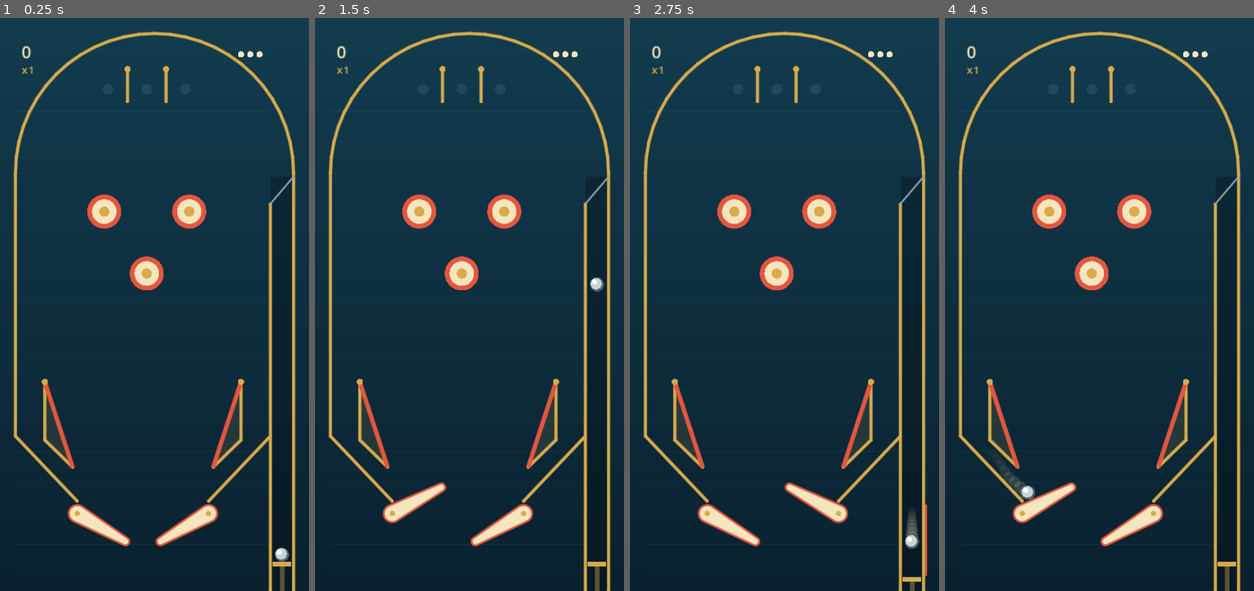
Above: before the commit, frames 1-4 (left to right).
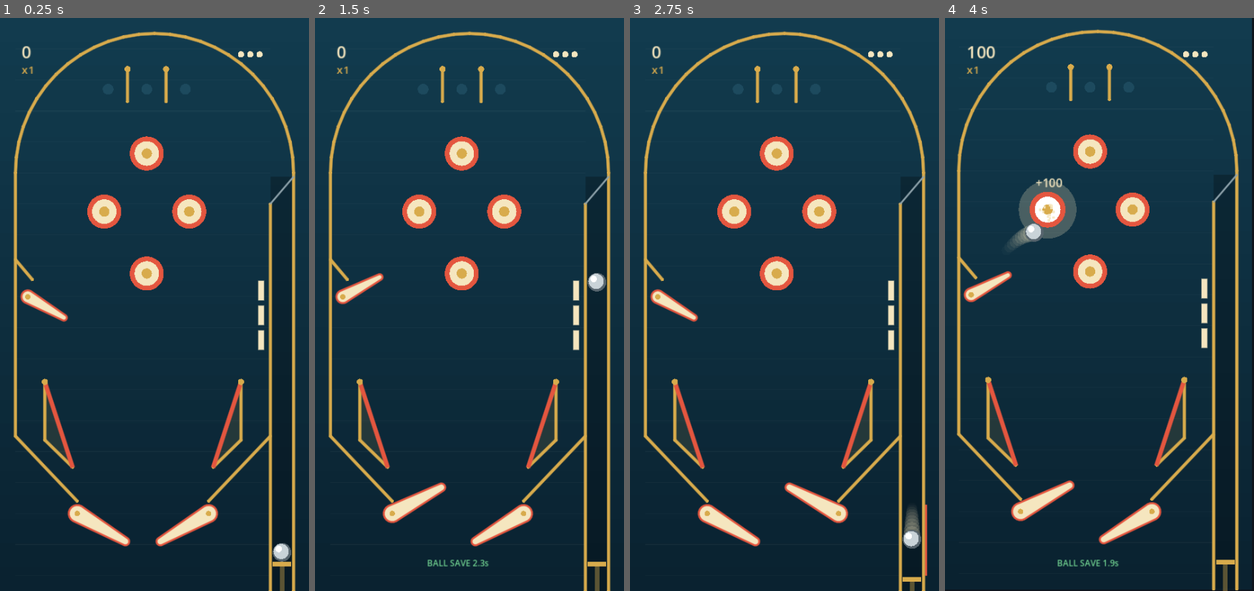
Above: after the commit, the same moments.

Repository: fishon100/pinball-sling
Game: Godot game, scene res://scenes/main.tscn
Two runs of this game, one before a commit and one after it. Both use one fixed random seed, a clock stepped at 60 frames per second and the inputs below.
Inputs (mouse positions are in pixels of both pictures, inside the frame that each line leads up to):
- Up to frame 1 (0.25 s): no input
- Up to frame 2 (1.5 s): tap Enter at 0.5 s; move the mouse to (537, 275) at 0.52 s; hold Right 0.53-1.28 s; tap 1 at 0.6 s; click (537, 275) at 0.67 s; tap Space at 0.77, 1.07 s; tap 2 at 0.8, 1.35 s; move the mouse to (407, 333) at 1.27 s; hold Left from 1.28 s (still down)
- Up to frame 3 (2.75 s): tap Space at 1.52, 1.55, 1.82 s; move the mouse to (815, 178) at 2.02 s; release Left at 2.03 s; hold Right from 2.03 s (still down); hold Space from 2.03 s (still down); tap 1 at 2.3 s
- Up to frame 4 (4 s): move the mouse to (1084, 419) at 2.77 s; release Right at 2.78 s; release Space at 2.78 s; hold Up 2.78-3.53 s; tap 1 at 2.85 s; click (1084, 419) at 2.92 s; tap Space at 3.02, 3.32 s; tap 2 at 3.05, 3.6 s; move the mouse to (1192, 390) at 3.52 s; hold Left from 3.53 s (still down); hold Space from 3.53 s (still down)

The runs differ from the first frame. In frame 1, 1.3% of the frame differs, in the area x 5-95%, y 20-95%; in frame 2, 1.4%; in frame 3, 1.4%; in frame 4, 11%, in the area x 3-100%, y 0-100%.

Commit message:
v2: upper flipper, 4th bumper, drop targets, fever, ball save, time attack, bigger ball, stats panel
Co-Authored-By: Claude Opus 5.5 <noreply@anthropic.com>

Diff:
--- a/data/tuning.json
+++ b/data/tuning.json
@@ -1,11 +1,16 @@
 {
-  "ball": { "radius": 9, "gravity": 1400, "max_speed": 2600, "restitution_wall": 0.45, "friction": 0.04, "damping": 0.05 },
+  "version": 2,
+  "ball": { "radius": 12, "gravity": 1400, "max_speed": 2600, "restitution_wall": 0.45, "friction": 0.04, "damping": 0.05 },
   "flipper": { "length": 72, "radius_base": 11, "radius_tip": 5, "rest_deg": 30, "stroke_deg": 58,
                "up_speed_deg_s": 1700, "down_speed_deg_s": 800, "restitution": 0.3, "power": 0.8 },
+  "upper_flipper": { "scale": 0.75 },
   "plunger": { "min_speed": 900, "max_speed": 2300, "charge_time": 0.9 },
   "bumper": { "radius": 22, "kick_speed": 950, "score": 100 },
   "sling": { "kick_speed": 800, "score": 10 },
+  "target": { "score": 250, "min_hit_speed": 80 },
   "lane": { "score": 50, "max_mult": 5 },
+  "fever": { "duration_s": 10, "mult": 3 },
+  "rules": { "ball_save_s": 3, "time_attack_s": 60 },
   "juice": { "hitstop_ms": 35, "shake_px": 6, "flash_ms": 90, "vibrate_ms": 15, "trail": 10 },
   "physics": { "substeps": 8 }
 }
--- a/scripts/main.gd
+++ b/scripts/main.gd
@@ -1,5 +1,6 @@
 extends Node2D
-## 遊戲主程式：輸入、得分、打擊感、繪圖。物理全部交給 pinball_physics.gd。
+## 遊戲主程式：輸入、規則（模式／狂熱／球保險）、得分、打擊感、繪圖。物理全部交給 pinball_physics.gd。
+## 規則與網頁原型 tools/tuning-prototype/index.html 一致。
 ## 美術目前是程式畫的占位圖形，之後由美術資產（assets/）替換。
 
 const Physics = preload("res://scripts/pinball_physics.gd")
@@ -13,14 +14,22 @@
 const COL_INK := Color("ece6d6")
 const COL_MUTED := Color("8ea2ab")
 const COL_DIM := Color("1d4a5e")
+const COL_OK := Color("6fcf8f")
+const TICK := 1.0 / 60.0
 
 var tuning: Dictionary
 var sim: Physics
+var mode := "classic"        # "classic" 經典 3 球／"timed" 限時
 var score := 0
 var mult := 1
 var balls_left := 3
-var best := 0
+var best := {"classic": 0, "timed": 0}
 var over := false
+var launches := 0
+var time_left := 0.0
+var fever := 0.0             # 狂熱剩餘秒數
+var ball_save := 0.0         # 球保險剩餘秒數
+var target_reset := 0.0      # 落下靶重新立起倒數
 var plunger_hold := false
 var charge := 0.0
 var hitstop := 0.0
@@ -30,7 +39,6 @@
 var trail: Array = []
 var last_hit := {}
 var touches := {}            # 觸控 index → {"side": "L"/"R", "plunge": bool}
-var key_state := {"L": false, "R": false, "plunge": false}
 var demo := false            # --demo：自動發射＋自動擋板，用於錄影驗收
 var font: Font
 
@@ -40,16 +48,21 @@
 	sim = Physics.new(tuning)
 	font = ThemeDB.fallback_font
 	demo = "--demo" in OS.get_cmdline_user_args()
-	reset_game()
-
-
-func reset_game() -> void:
+	reset_game("classic")
+
+
+func reset_game(new_mode: String) -> void:
+	mode = new_mode
 	sim.build_table()
 	sim.ball = sim.new_ball()
 	score = 0
 	mult = 1
 	balls_left = 3
 	over = false
+	time_left = sim.p("rules", "time_attack_s")
+	fever = 0.0
+	ball_save = 0.0
+	target_reset = 0.0
 	particles.clear()
 	popups.clear()
 	trail.clear()
@@ -59,18 +72,24 @@
 
 func _input(event: InputEvent) -> void:
 	if event is InputEventScreenTouch:
+		var side := "L" if event.position.x < Physics.W / 2.0 else "R"
 		if event.pressed:
 			if over:
-				reset_game()
+				reset_game("classic" if side == "L" else "timed")   # 左半＝經典、右半＝限時
 				return
-			var side := "L" if event.position.x < Physics.W / 2.0 else "R"
 			var plunge := side == "R" and sim.ball_in_lane()
 			touches[event.index] = {"side": side, "plunge": plunge}
 		else:
 			touches.erase(event.index)
 	elif event is InputEventKey and event.pressed and not event.echo:
-		if event.physical_keycode == KEY_SPACE and over:
-			reset_game()
+		if over:
+			match event.physical_keycode:
+				KEY_1:
+					reset_game("classic")
+				KEY_2:
+					reset_game("timed")
+				KEY_SPACE:
+					reset_game(mode)
 		elif event.physical_keycode == KEY_UP and sim.ball != null:
 			sim.ball.vel += Vector2(randf_range(-60, 60), -120)   # 推台
 			shake = 4.0
@@ -100,22 +119,28 @@
 	if sim.ball_in_lane():
 		want.plunge = charge < 0.95
 		return want
-	# 球靠近擋板且往下掉時擊球
-	if b.vel.y > 0 and b.pos.y > 590 and b.pos.y < 660:
+	# 球往下掉、靠近擋板時才擊球（避免一直按著把球卡在接球位置）
+	var falling := b.vel.y > 60.0
+	if falling and b.pos.y > 590 and b.pos.y < 655:
 		if b.pos.x < 185:
 			want.L = true
 		else:
 			want.R = true
+	if falling and b.pos.y > 315 and b.pos.y < 375 and b.pos.x < 105:
+		want.L = true
 	return want
 
 
 func apply_controls(want: Dictionary) -> void:
-	for i in 2:
-		var side := "L" if i == 0 else "R"
-		var f: Physics.Flipper = sim.flippers[i]
-		if want[side] and not f.pressed:
-			rotate_lanes(side)
-		f.pressed = want[side]
+	for side in ["L", "R"]:
+		var first := true
+		for f in sim.flippers:
+			if f.side != side:
+				continue
+			if first and want[side] and not f.pressed:
+				rotate_lanes(side)
+			first = false
+			f.pressed = want[side]          # 左鍵同時控制左擋板與左上擋板
 	if want.plunge and not plunger_hold and sim.ball_in_lane():
 		plunger_hold = true
 	elif not want.plunge and plunger_hold:
@@ -124,6 +149,9 @@
 			var lo := sim.p("plunger", "min_speed")
 			var hi := sim.p("plunger", "max_speed")
 			sim.ball.vel.y = -(lo + (hi - lo) * charge)
+			launches += 1
+			if mode == "classic":
+				ball_save = sim.p("rules", "ball_save_s")
 			Input.vibrate_handheld(20)
 		charge = 0.0
 
@@ -143,6 +171,8 @@
 func _physics_process(delta: float) -> void:
 	tick_fx(delta)
 	if over:
+		if demo:
+			reset_game("timed" if mode == "classic" else "classic")
 		queue_redraw()
 		return
 	apply_controls(read_controls())
@@ -155,11 +185,28 @@
 	var ev := []
 	sim.step_frame(ev)
 	handle_events(ev)
+	game_tick()
 	if sim.ball != null:
 		trail.append(sim.ball.pos)
 		while trail.size() > int(sim.p("juice", "trail")):
 			trail.pop_front()
 	queue_redraw()
+
+
+## 每個物理幀推進規則計時
+func game_tick() -> void:
+	fever = maxf(0.0, fever - TICK)
+	ball_save = maxf(0.0, ball_save - TICK)
+	if target_reset > 0.0:
+		target_reset -= TICK
+		if target_reset <= 0.0:
+			for s in sim.segments:
+				if s.kind == "target":
+					s.down = false
+	if mode == "timed":
+		time_left = maxf(0.0, time_left - TICK)
+		if time_left <= 0.0:
+			end_game()
 
 
 func tick_fx(delta: float) -> void:
@@ -192,14 +239,22 @@
 		match e.type:
 			"bumper":
 				e.circ.flash = sim.p("juice", "flash_ms") / 1000.0
-				add_score(int(sim.p("bumper", "score")), e.pos + Vector2(0, -30))
-				burst(e.pos, COL_LAMP, 12)
+				var pts := sim.p("bumper", "score") * (sim.p("fever", "mult") if fever > 0.0 else 1.0)
+				add_score(int(pts), e.pos + Vector2(0, -30))
+				burst(e.pos, COL_RUBBER if fever > 0.0 else COL_LAMP, 12)
 				hit_feedback(1.0)
 			"sling":
 				e.seg.flash = sim.p("juice", "flash_ms") / 1000.0
 				add_score(int(sim.p("sling", "score")), (e.seg.a + e.seg.b) / 2.0 + Vector2(0, -20))
 				burst(e.pos, COL_RUBBER, 8)
 				hit_feedback(0.7)
+			"target":
+				e.seg.flash = sim.p("juice", "flash_ms") / 1000.0
+				add_score(int(sim.p("target", "score")), e.pos + Vector2(-30, 0))
+				burst(e.pos, COL_BRASS, 8)
+				hit_feedback(0.6)
+				if sim.all_targets_down() and target_reset <= 0.0:
+					start_fever()
 			"flipper":
 				last_hit = {"speed": e.speed, "t": e.t, "life": 1.6}
 				if e.speed > 1700.0:
@@ -213,15 +268,27 @@
 					for l in sim.lanes:
 						l.lit = false
 					mult = mini(mult + 1, int(sim.p("lane", "max_mult")))
-					popups.append({"pos": Vector2(190, 150), "text": "x%d" % mult, "life": 1.2, "big": true})
+					popup(Vector2(190, 150), "x%d" % mult, true, 1.2)
 			"drain":
 				lose_ball()
+
+
+func start_fever() -> void:
+	fever = sim.p("fever", "duration_s")
+	target_reset = 1.0
+	popup(Vector2(185, 300), "FEVER x%d" % int(sim.p("fever", "mult")), true, 1.4)
+	burst(Vector2(185, 400), COL_RUBBER, 30)
+	hit_feedback(1.4)
+
+
+func popup(at: Vector2, text: String, big := false, life := 0.7) -> void:
+	popups.append({"pos": at, "text": text, "life": life, "big": big})
 
 
 func add_score(pts: int, at: Vector2) -> void:
 	var v := pts * mult
 	score += v
-	popups.append({"pos": at, "text": "+%d" % v, "life": 0.7, "big": false})
+	popup(at, "+%d" % v)
 
 
 func hit_feedback(power: float) -> void:
@@ -238,18 +305,32 @@
 
 
 func lose_ball() -> void:
+	trail.clear()
+	if mode == "timed":
+		sim.ball = sim.new_ball()           # 限時模式：無限球
+		mult = 1
+		popup(Vector2(185, 600), "NEXT BALL", true)
+		return
+	if ball_save > 0.0:
+		sim.ball = sim.new_ball()           # 球保險：不扣球
+		ball_save = 0.0
+		popup(Vector2(185, 600), "BALL SAVED", true, 1.2)
+		Input.vibrate_handheld(30)
+		return
 	balls_left -= 1
-	trail.clear()
 	Input.vibrate_handheld(60)
 	if balls_left <= 0:
-		over = true
-		sim.ball = null
-		best = maxi(best, score)
-		if demo:
-			reset_game()
+		end_game()
 	else:
 		sim.ball = sim.new_ball()
 		mult = 1
+
+
+func end_game() -> void:
+	over = true
+	sim.ball = null
+	fever = 0.0
+	best[mode] = maxi(best[mode], score)
 
 
 # ---------------- 繪圖 ----------------
@@ -277,11 +358,17 @@
 	for i in bands:
 		var c := COL_FIELD_TOP.lerp(COL_FIELD_BOTTOM, float(i) / (bands - 1))
 		draw_rect(Rect2(0, Physics.H * i / bands, Physics.W, Physics.H / bands + 1), c)
+	if fever > 0.0:
+		var pulse := 0.12 + 0.06 * sin(Time.get_ticks_msec() / 120.0)
+		draw_rect(Rect2(0, 0, Physics.W, Physics.H), Color(COL_RUBBER, pulse))
 	for y in range(40, int(Physics.H), 40):
 		draw_line(Vector2(20, y), Vector2(350, y), Color(1, 1, 1, 0.035), 1.0)
 	draw_rect(Rect2(350, 205, 30, 535), Color(0, 0, 0, 0.25))
 	for tri in Physics.SLING_TRIANGLES:
 		draw_colored_polygon(PackedVector2Array(tri), Color(COL_BRASS, 0.12))
+	if fever > 0.0:
+		draw_string(font, Vector2(0, 440), "FEVER x%d" % int(sim.p("fever", "mult")), HORIZONTAL_ALIGNMENT_CENTER, 370, 30, COL_LAMP)
+		draw_string(font, Vector2(0, 466), "%ds" % ceili(fever), HORIZONTAL_ALIGNMENT_CENTER, 370, 18, COL_BRASS)
 
 
 func draw_segments() -> void:
@@ -289,6 +376,11 @@
 		match s.kind:
 			"sling":
 				draw_line(s.a, s.b, COL_LAMP if s.flash > 0.0 else COL_RUBBER, 7.0 if s.flash > 0.0 else 5.0, true)
+			"target":
+				if s.down:
+					draw_line(s.a, s.b, COL_DIM, 3.0, true)
+				else:
+					draw_line(s.a, s.b, Color.WHITE if s.flash > 0.0 else COL_LAMP, 7.0, true)
 			"gate":
 				draw_line(s.a, s.b, COL_MUTED, 2.0, true)
 			"plunger":
@@ -323,9 +415,10 @@
 
 
 func draw_flipper(f: Physics.Flipper) -> void:
-	var length := sim.p("flipper", "length")
-	var rb := sim.p("flipper", "radius_base")
-	var rt := sim.p("flipper", "radius_tip")
+	var dims := sim.flipper_dims(f)
+	var length: float = dims[0]
+	var rb: float = dims[1]
+	var rt: float = dims[2]
 	var tip := f.pivot + Vector2(cos(f.angle), sin(f.angle)) * length
 	var pts := PackedVector2Array()
 	var seg := 10
@@ -367,21 +460,37 @@
 		draw_rect(Rect2(pt.pos - Vector2(1.5, 1.5), Vector2(3, 3)), Color(pt.color, clampf(pt.life / pt.max, 0.0, 1.0)))
 	for pp in popups:
 		var size := 26 if pp.big else 15
-		var y: float = pp.pos.y - (0.7 - pp.life) * 30.0
-		draw_string(font, Vector2(pp.pos.x - 60, y), pp.text, HORIZONTAL_ALIGNMENT_CENTER, 120, size, Color(COL_LAMP, minf(1.0, pp.life * 2.0)))
+		var y: float = pp.pos.y - (0.7 - minf(pp.life, 0.7)) * 30.0
+		draw_string(font, Vector2(pp.pos.x - 100, y), pp.text, HORIZONTAL_ALIGNMENT_CENTER, 200, size, Color(COL_LAMP, minf(1.0, pp.life * 2.0)))
+	if ball_save > 0.0 and sim.ball != null and not sim.ball_in_lane():
+		draw_string(font, Vector2(35, 708), "BALL SAVE %.1fs" % ball_save, HORIZONTAL_ALIGNMENT_CENTER, 300, 11, COL_OK)
 	if not last_hit.is_empty() and last_hit.life > 0.0:
 		var txt := "HIT %d px/s  @ %d%%" % [roundi(last_hit.speed), roundi(last_hit.t * 100.0)]
 		draw_string(font, Vector2(35, 726), txt, HORIZONTAL_ALIGNMENT_CENTER, 300, 11, Color(COL_INK, minf(1.0, last_hit.life)))
 	if over:
-		draw_rect(Rect2(0, 0, Physics.W, Physics.H), Color(0.04, 0.08, 0.11, 0.78))
-		draw_string(font, Vector2(0, 320), "GAME OVER", HORIZONTAL_ALIGNMENT_CENTER, Physics.W, 34, COL_LAMP)
-		draw_string(font, Vector2(0, 360), str(score), HORIZONTAL_ALIGNMENT_CENTER, Physics.W, 20, COL_BRASS)
-		draw_string(font, Vector2(0, 392), "BEST %d" % best, HORIZONTAL_ALIGNMENT_CENTER, Physics.W, 13, COL_INK)
-		draw_string(font, Vector2(0, 430), "TAP / SPACE TO RESTART", HORIZONTAL_ALIGNMENT_CENTER, Physics.W, 13, COL_INK)
+		draw_rect(Rect2(0, 0, Physics.W, Physics.H), Color(0.04, 0.08, 0.11, 0.82))
+		draw_string(font, Vector2(0, 250), "GAME OVER" if launches > 0 else "PINBALL", HORIZONTAL_ALIGNMENT_CENTER, Physics.W, 34, COL_LAMP)
+		if launches > 0:
+			draw_string(font, Vector2(0, 280), "CLASSIC" if mode == "classic" else "TIME ATTACK", HORIZONTAL_ALIGNMENT_CENTER, Physics.W, 13, COL_MUTED)
+			draw_string(font, Vector2(0, 312), str(score), HORIZONTAL_ALIGNMENT_CENTER, Physics.W, 22, COL_BRASS)
+		draw_mode_box(28.0, "CLASSIC", "3 balls + ball save", best.classic)
+		draw_mode_box(212.0, "TIME ATTACK", "%ds, unlimited balls" % int(sim.p("rules", "time_attack_s")), best.timed)
+		draw_string(font, Vector2(0, 550), "TAP LEFT / RIGHT (or 1 / 2) TO PLAY", HORIZONTAL_ALIGNMENT_CENTER, Physics.W, 13, COL_INK)
+
+
+func draw_mode_box(x: float, title: String, sub: String, best_score: int) -> void:
+	var rect := Rect2(x, 380, 160, 130)
+	draw_rect(rect, COL_BRASS, false, 2.0)
+	draw_string(font, Vector2(x, 420), title, HORIZONTAL_ALIGNMENT_CENTER, 160, 17, COL_LAMP)
+	draw_string(font, Vector2(x, 446), sub, HORIZONTAL_ALIGNMENT_CENTER, 160, 11, COL_MUTED)
+	draw_string(font, Vector2(x, 482), "BEST %d" % best_score, HORIZONTAL_ALIGNMENT_CENTER, 160, 12, COL_BRASS)
 
 
 func draw_hud() -> void:
 	draw_string(font, Vector2(28, 52), str(score), HORIZONTAL_ALIGNMENT_LEFT, -1, 22, COL_LAMP)
 	draw_string(font, Vector2(28, 72), "x%d" % mult, HORIZONTAL_ALIGNMENT_LEFT, -1, 14, COL_BRASS)
-	for i in 3:
-		draw_circle(Vector2(312 + i * 12, 47), 4.0, COL_LAMP if i < balls_left else COL_DIM)
+	if mode == "timed":
+		draw_string(font, Vector2(290, 52), "%ds" % ceili(time_left), HORIZONTAL_ALIGNMENT_RIGHT, 60, 18, COL_LAMP)
+	else:
+		for i in 3:
+			draw_circle(Vector2(312 + i * 12, 47), 4.0, COL_LAMP if i < balls_left else COL_DIM)
--- a/scripts/pinball_physics.gd
+++ b/scripts/pinball_physics.gd
@@ -17,6 +17,7 @@
 	var one_side := false
 	var n := Vector2.ZERO
 	var flash := 0.0
+	var down := false          # 落下靶：倒下後不再碰撞
 	func _init(p_a: Vector2, p_b: Vector2, p_kind: String = "wall") -> void:
 		a = p_a
 		b = p_b
@@ -35,12 +36,14 @@
 class Flipper:
 	var side: String
 	var pivot: Vector2
+	var upper := false          # 左上擋板：尺寸 × upper_flipper.scale
 	var angle := 0.0
 	var omega := 0.0
 	var pressed := false
-	func _init(p_side: String, p_pivot: Vector2) -> void:
+	func _init(p_side: String, p_pivot: Vector2, p_upper := false) -> void:
 		side = p_side
 		pivot = p_pivot
+		upper = p_upper
 
 class Ball:
 	var pos: Vector2
@@ -59,6 +62,12 @@
 const SLING_TRIANGLES := [
 	[Vector2(58, 470), Vector2(58, 545), Vector2(94, 580)],
 	[Vector2(312, 470), Vector2(312, 545), Vector2(276, 580)],
+]
+## 落下靶：發射道內牆旁的三片直立靶（背後縫隙 < 球徑，球繞不到後面）
+const TARGETS := [
+	[Vector2(338, 340), Vector2(338, 364)],
+	[Vector2(338, 372), Vector2(338, 396)],
+	[Vector2(338, 404), Vector2(338, 428)],
 ]
 
 var t: Dictionary
@@ -99,32 +108,57 @@
 		segments.append(gate)
 		segments.append(Seg.new(Vector2(20, 540), Vector2(100, 624)))     # 漏斗
 		segments.append(Seg.new(Vector2(350, 540), Vector2(270, 624)))
+		# 左上擋板導球片：沿左牆滾下的球導到擋板表面，避免卡在轉軸與牆之間（AC13）
+		segments.append(Seg.new(Vector2(20, 312), Vector2(42, 338)))
 		segments.append(Seg.new(Vector2(165, 66), Vector2(165, 108)))     # 燈道分隔
 		segments.append(Seg.new(Vector2(215, 66), Vector2(215, 108)))
 		for tri in SLING_TRIANGLES:
 			segments.append(Seg.new(tri[0], tri[1]))
 			segments.append(Seg.new(tri[1], tri[2]))
 			segments.append(Seg.new(tri[0], tri[2], "sling"))
+		for tg in TARGETS:
+			segments.append(Seg.new(tg[0], tg[1], "target"))
 	if with_circles:
 		circles.append(Circ.new(Vector2(135, 250), 0.0, "bumper"))
 		circles.append(Circ.new(Vector2(245, 250), 0.0, "bumper"))
 		circles.append(Circ.new(Vector2(190, 330), 0.0, "bumper"))
+		circles.append(Circ.new(Vector2(190, 175), 0.0, "bumper"))
 		for post in [Vector2(58, 470), Vector2(312, 470), Vector2(165, 66), Vector2(215, 66)]:
 			circles.append(Circ.new(post, 4.0, "post"))
 	if with_lanes:
 		for x in [140.0, 190.0, 240.0]:
 			lanes.append(Lane.new(Vector2(x, 92)))
 	if with_flippers:
+		# 順序固定：0 左擋板、1 右擋板、2 左上擋板（測試依賴這個順序）
 		flippers.append(Flipper.new("L", Vector2(100, 640)))
 		flippers.append(Flipper.new("R", Vector2(270, 640)))
+		flippers.append(Flipper.new("L", Vector2(36, 360), true))
 		for f in flippers:
 			f.angle = flipper_rest(f)
 
 
-func new_ball(pos := Vector2(365, 692)) -> Ball:
+func new_ball(pos := Vector2.INF) -> Ball:
+	if pos == Vector2.INF:
+		pos = Vector2(365, 702.0 - p("ball", "radius") - 0.5)   # 停在發射桿上
 	var b := Ball.new(pos)
 	b.r = p("ball", "radius")
 	return b
+
+
+## 回傳 [長度, 根部半徑, 尖端半徑]
+func flipper_dims(f: Flipper) -> Array:
+	var sc := p("upper_flipper", "scale") if f.upper else 1.0
+	return [p("flipper", "length") * sc, p("flipper", "radius_base") * sc, p("flipper", "radius_tip") * sc]
+
+
+func all_targets_down() -> bool:
+	var found := false
+	for s in segments:
+		if s.kind == "target":
+			found = true
+			if not s.down:
+				return false
+	return found
 
 
 func flipper_rest(f: Flipper) -> float:
@@ -151,6 +185,8 @@
 
 
 func collide_segment(b: Ball, s: Seg, ev: Array) -> void:
+	if s.kind == "target" and s.down:
+		return
 	var ab := s.b - s.a
 	var len2 := ab.length_squared()
 	var tt := clampf((b.pos - s.a).dot(ab) / len2, 0.0, 1.0)
@@ -173,6 +209,9 @@
 	if s.kind == "sling" and -vn > 40.0:
 		vn_new = maxf(vn_new, p("sling", "kick_speed"))
 		ev.append({"type": "sling", "pos": c, "seg": s})
+	elif s.kind == "target" and -vn > p("target", "min_hit_speed"):
+		s.down = true
+		ev.append({"type": "target", "pos": c, "seg": s})
 	elif -vn > 260.0:
 		ev.append({"type": "wall", "pos": c, "speed": -vn})
 	b.vel = n * vn_new + tan * (vt * (1.0 - p("ball", "friction")))
@@ -200,11 +239,12 @@
 
 
 func collide_flipper(b: Ball, f: Flipper, ev: Array) -> void:
-	var length := p("flipper", "length")
+	var dims := flipper_dims(f)
+	var length: float = dims[0]
 	var dir := Vector2(cos(f.angle), sin(f.angle))
 	var tt := clampf((b.pos - f.pivot).dot(dir) / length, 0.0, 1.0)
 	var q := f.pivot + dir * length * tt
-	var rr := p("flipper", "radius_base") + (p("flipper", "radius_tip") - p("flipper", "radius_base")) * tt
+	var rr: float = dims[1] + (dims[2] - dims[1]) * tt
 	var o := b.pos - q
 	var big_r := b.r + rr
 	var d2 := o.length_squared()
@@ -224,7 +264,7 @@
 	var vt := rv.dot(tan)
 	b.vel = vs + n * (-vn * p("flipper", "restitution")) + tan * (vt * (1.0 - p("ball", "friction")))
 	if absf(f.omega) > 1.0 and -vn > 200.0:
-		ev.append({"type": "flipper", "pos": q, "speed": b.vel.length(), "t": tt})
+		ev.append({"type": "flipper", "pos": q, "speed": b.vel.length(), "t": tt, "upper": f.upper})
 
 
 ## 一個子步：擋板 → 球 → 碰撞 → 限速
--- a/tests/run_tests.gd
+++ b/tests/run_tests.gd
@@ -1,5 +1,5 @@
 extends SceneTree
-## 自動測試：對應規格 AC1–AC6。
+## 自動測試：對應規格 AC1–AC6（v1）、AC11–AC13（v2）。
 ## 執行：godot --headless --path . --script res://tests/run_tests.gd
 ## 全過回傳 exit code 0，任何一項失敗回傳 1（AI 與 CI 都靠這個判斷）。
 
@@ -18,6 +18,9 @@
 		ac4_no_tunneling(),
 		ac5_bumper_kick(),
 		ac6_speed_cap(),
+		ac11_upper_flipper_shot(),
+		ac12_drop_targets(),
+		ac13_no_dead_zones(),
 	]
 	var passed := 0
 	for r in results:
@@ -34,15 +37,16 @@
 	return s
 
 
-func flipper_hit_speed(t_along: float) -> float:
+func flipper_hit_speed(t_along: float, idx := 0) -> float:
 	var s := sim_new()
-	s.flippers = [s.flippers[0]]
+	s.flippers = [s.flippers[idx]]
 	var f: Physics.Flipper = s.flippers[0]
+	var dims := s.flipper_dims(f)
 	var a := s.flipper_rest(f)
 	var dir := Vector2(cos(a), sin(a))
 	var up := Vector2(sin(a), -cos(a))
-	var rr := s.p("flipper", "radius_base") + (s.p("flipper", "radius_tip") - s.p("flipper", "radius_base")) * t_along
-	var q := f.pivot + dir * s.p("flipper", "length") * t_along
+	var rr: float = dims[1] + (dims[2] - dims[1]) * t_along
+	var q: Vector2 = f.pivot + dir * dims[0] * t_along
 	s.ball = s.new_ball(q + up * (rr + s.p("ball", "radius") + 0.5))
 	f.pressed = true
 	var best := 0.0
@@ -92,7 +96,7 @@
 	for k in 32:
 		var a := float(k) / 32.0 * TAU
 		var s := sim_new(true, true, true)
-		var walls: Array = s.segments.filter(func(x): return x.kind != "gate")
+		var walls: Array = s.segments.filter(func(x): return x.kind != "gate" and x.kind != "target")
 		s.ball = s.new_ball(Vector2(185, 420))
 		s.ball.vel = Vector2(cos(a), sin(a)) * s.p("ball", "max_speed")
 		for i in 90 * n:
@@ -140,8 +144,10 @@
 	var top := 0.0
 	for i in 60 * 20:
 		if i % 9 == 0:
-			s.flippers[0].pressed = rng.randf() > 0.5
-			s.flippers[1].pressed = rng.randf() > 0.5
+			var l := rng.randf() > 0.5
+			var r := rng.randf() > 0.5
+			for f in s.flippers:
+				f.pressed = l if f.side == "L" else r
 		var ev := []
 		s.step_frame(ev)
 		top = maxf(top, s.ball.vel.length())
@@ -150,3 +156,117 @@
 			s.ball.vel.y = -s.p("plunger", "max_speed")
 	var cap := s.p("ball", "max_speed")
 	return {"id": "AC6", "name": "球速永遠 ≤ max_speed", "pass": top <= cap + 1e-3, "value": "最高 %d / 上限 %d" % [roundi(top), roundi(cap)]}
+
+
+func ac11_upper_flipper_shot() -> Dictionary:
+	var v := flipper_hit_speed(0.85, 2)
+	return {"id": "AC11", "name": "左上擋板尖端擊球速度 ≥ 1000 px/s", "pass": v >= 1000.0, "value": "%d px/s" % roundi(v)}
+
+
+func ac12_drop_targets() -> Dictionary:
+	var s := sim_new(true, false, false)
+	s.segments = s.segments.filter(func(x): return x.kind == "target")
+	var g: float = tuning["ball"]["gravity"]
+	tuning["ball"]["gravity"] = 0.0
+	var hit := false
+	s.ball = s.new_ball(Vector2(290, 352))
+	s.ball.vel = Vector2(600, 0)
+	for i in 20:
+		var ev := []
+		s.step_frame(ev)
+		if Physics.has_event(ev, "target"):
+			hit = true
+	s.ball = s.new_ball(Vector2(290, 352))
+	s.ball.vel = Vector2(600, 0)
+	for i in 20:
+		s.step_frame([])
+	var passed := s.ball.pos.x > 338.0 + s.p("ball", "radius")
+	tuning["ball"]["gravity"] = g
+	var knocked: bool = s.segments[0].down and not s.segments[1].down
+	var before := s.all_targets_down()
+	for t in s.segments:
+		t.down = true
+	var after := s.all_targets_down()
+	var ok := hit and knocked and passed and not before and after
+	return {"id": "AC12", "name": "落下靶撞倒後可穿過，全倒可偵測", "pass": ok,
+		"value": "撞倒 %s・穿過 %s・全倒偵測 %s" % ["是" if knocked else "否", "是" if passed else "否", "正確" if (not before and after) else "錯誤"]}
+
+
+static func point_in_tri(pt: Vector2, tri: Array) -> bool:
+	var a: Vector2 = tri[0]
+	var b: Vector2 = tri[1]
+	var c: Vector2 = tri[2]
+	var d1: float = (b - a).cross(pt - a)
+	var d2: float = (c - b).cross(pt - b)
+	var d3: float = (a - c).cross(pt - c)
+	var has_neg: bool = d1 < 0 or d2 < 0 or d3 < 0
+	var has_pos: bool = d1 > 0 or d2 > 0 or d3 > 0
+	return not (has_neg and has_pos)
+
+
+static func overlaps_geometry(s: Physics, pt: Vector2, r: float) -> bool:
+	for sg in s.segments:
+		var ab: Vector2 = sg.b - sg.a
+		var k := clampf((pt - sg.a).dot(ab) / ab.length_squared(), 0.0, 1.0)
+		if pt.distance_to(sg.a + ab * k) < r:
+			return true
+	for c in s.circles:
+		var cr: float = s.p("bumper", "radius") if c.kind == "bumper" else c.r
+		if pt.distance_to(c.pos) < r + cr:
+			return true
+	for f in s.flippers:
+		var dims := s.flipper_dims(f)
+		var dir := Vector2(cos(f.angle), sin(f.angle))
+		var k := clampf((pt - f.pivot).dot(dir) / dims[0], 0.0, 1.0)
+		if pt.distance_to(f.pivot + dir * dims[0] * k) < r + dims[1]:
+			return true
+	return false
+
+
+## 卡球測試的放球點：台面內、圓弧下方、漏斗上方、不在彈弓三角形裡、不在發射道、不和任何物件重疊
+func stuck_probe_points(step: int) -> Array:
+	var s := sim_new(true, true, true)
+	var r := s.p("ball", "radius")
+	var pts := []
+	var x := 20.0 + r
+	while x <= 350.0 - r:
+		var y := 60.0
+		while y <= 610.0:
+			var arc_y := 200.0 - sqrt(maxf(0.0, 180.0 * 180.0 - (x - 200.0) * (x - 200.0)))
+			var funnel_y := 540.0 + (x - 20.0) * (84.0 / 80.0) if x < 185.0 else 540.0 + (350.0 - x) * (84.0 / 80.0)
+			var pt := Vector2(x, y)
+			var inside_sling := false
+			for tri in Physics.SLING_TRIANGLES:
+				if point_in_tri(pt, tri):
+					inside_sling = true
+			if y >= arc_y + r + 2.0 and y <= funnel_y - r - 2.0 and not inside_sling and not overlaps_geometry(s, pt, r):
+				pts.append(pt)
+			y += step
+		x += step
+	return pts
+
+
+func ac13_no_dead_zones() -> Dictionary:
+	# 在台面上每 20px 放一顆球（給 ±5 px/s 的小擾動），擋板不動；
+	# 「卡住」＝速度 < 8 px/s 連續 3 秒（慢慢滾不算卡住）
+	var pts := stuck_probe_points(20)
+	var stuck_at := []
+	var runs := 0
+	for pt in pts:
+		for vx in [5.0, -5.0]:
+			var s := sim_new(true, true, true)
+			s.ball = s.new_ball(pt)
+			s.ball.vel.x = vx
+			runs += 1
+			var still := 0
+			for i in 60 * 10:
+				var ev := []
+				s.step_frame(ev)
+				if Physics.has_event(ev, "drain"):
+					break
+				still = still + 1 if s.ball.vel.length() < 8.0 else 0
+				if still >= 180:
+					stuck_at.append("(%d,%d)" % [roundi(s.ball.pos.x), roundi(s.ball.pos.y)])
+					break
+	var value := "%d 次放球，0 次卡住" % runs if stuck_at.is_empty() else "%d 次放球有 %d 次卡住：%s" % [runs, stuck_at.size(), " ".join(stuck_at.slice(0, 4))]
+	return {"id": "AC13", "name": "台面沒有卡球死角", "pass": stuck_at.is_empty(), "value": value}
Not shown, changed: CLAUDE.md
Not shown, changed: docs/index.html
Not shown, changed: docs/index.pck
Not shown, changed: docs/tuning/index.html
Not shown, added: specs/06 遊戲規格 v2-元件與玩法.md
Not shown, changed: tools/tuning-prototype/index.html
